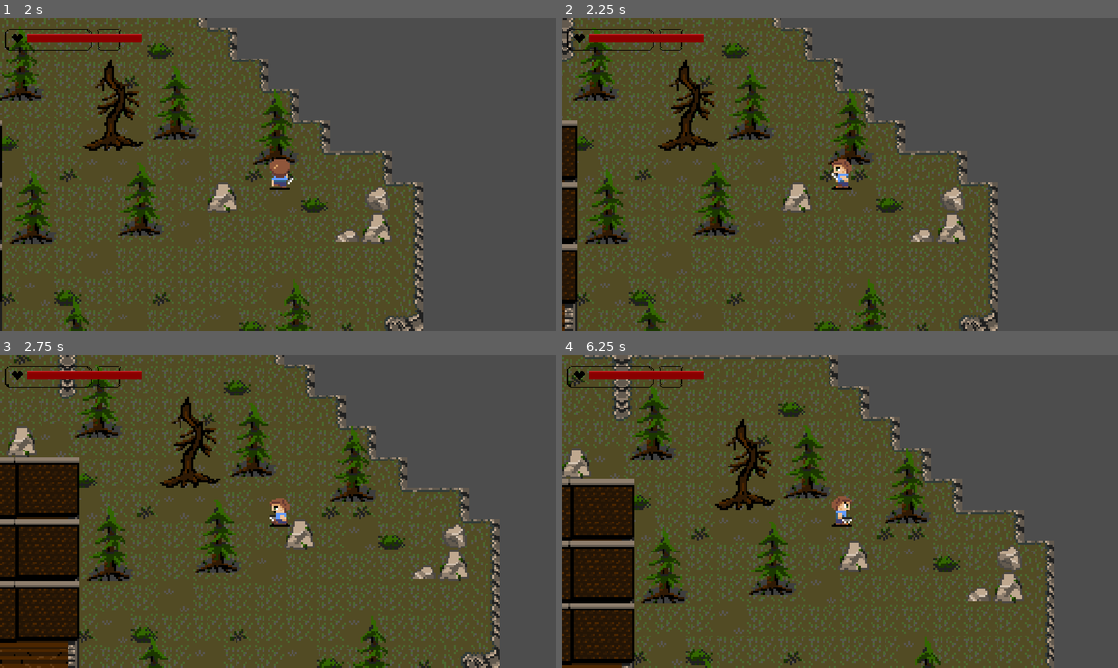
Above: before the commit, frames 1-4 (two rows, left to right).
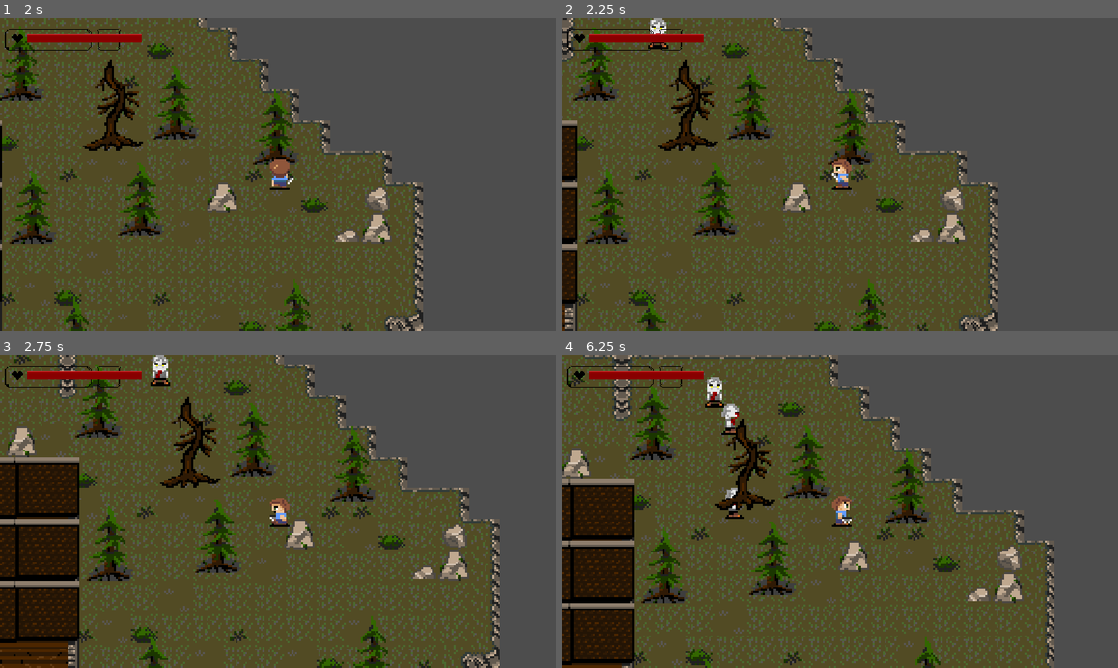
Above: after the commit, the same moments.

Repository: styew/Alpha
Game: Godot game, scene res://scenes/game.tscn
The game is run twice, just before and just after one commit, with the same random seed, the same clock (stepped at 60 frames per second) and the same inputs.
Inputs:
- Up to frame 1 (2 s): tap Enter at 0.5 s; hold Up (ui_up) from 0.53 s (still down); tap F (attack) at 0.6 s; tap E (interact) at 1.35 s
- Up to frame 2 (2.25 s): release Up (ui_up) at 2.03 s; hold Left (ui_left) from 2.03 s (still down); tap F (attack) at 2.1 s
- Up to frame 3 (2.75 s): keep holding Left (ui_left)
- Up to frame 4 (6.25 s): tap E (interact) at 2.85, 4.35, 5.85 s; release Left (ui_left) at 3.53 s; hold Down (ui_down) 3.53-4.28 s; tap F (attack) at 3.6, 5.1 s; hold Right (ui_right) 4.28-5.03 s; hold Up (ui_up) 5.03-5.78 s; hold Right (ui_right) from 5.78 s (still down)

Frame 1 is identical in both runs. In frame 2, 0.2% of the frame differs, in the area x 15-20%, y 0-10%; in frame 3, 0.3%; in frame 4, 0.6%, in the area x 25-33%, y 7-53%.

Commit message:
update by spawn enimes -new feacture

Diff:
--- a/enemy_spawner.gd
+++ b/enemy_spawner.gd
@@ -10,10 +10,33 @@
 @export var enemy_data: Array[EnemyData] = []
 
 
+# ==========================================
+# CONFIGURAÇÃO DOS SLOTS
+# ==========================================
+
+const DAY_SLOTS := 10
+const NIGHT_SLOTS := 10
+const MAX_MONSTERS := 20
+
+
+# ==========================================
+# CONTROLE DE SPAWN
+# ==========================================
+
+@export var spawn_interval := 2.0
+
+var spawn_timer := 0.0
+
+
+# ==========================================
+# READY
+# ==========================================
+
 func _ready() -> void:
 
 	print("EnemySpawner iniciado")
 	print("Quantidade de EnemyData: ", enemy_data.size())
+
 
 	for data in enemy_data:
 
@@ -24,15 +47,106 @@
 		print("Dia: ", data.day_spawn)
 		print("Noite: ", data.night_spawn)
 
+
 	day_night_manager.phase_changed.connect(_on_phase_changed)
 
 
+# ==========================================
+# PROCESS
+# ==========================================
+
+func _process(delta: float) -> void:
+
+	spawn_timer += delta
+
+
+	if spawn_timer >= spawn_interval:
+
+		spawn_timer = 0.0
+
+		try_spawn()
+
+
+# ==========================================
+# MUDANÇA DE FASE
+# ==========================================
+
 func _on_phase_changed() -> void:
 
+	# Reinicia o timer quando começa
+	# uma nova fase.
+
+	spawn_timer = 0.0
+
+
 	test_available_monsters()
 
+
+	print("================================")
+	print("MUDANÇA DE FASE")
+	print("================================")
+
+
+	if day_night_manager.is_day:
+
+		print("FASE: DIA")
+
+	else:
+
+		print("FASE: NOITE")
+
+
+	print(
+		"Monstros totais: ",
+		monsters_container.get_child_count()
+	)
+
+
+	print(
+		"Slots disponíveis da fase: ",
+		get_available_phase_slots()
+	)
+
+
+# ==========================================
+# TENTAR SPAWNAR
+# ==========================================
+
+func try_spawn() -> void:
+
+	# Verifica se existe slot disponível.
+
+	if get_available_phase_slots() <= 0:
+
+		return
+
+
+	# Verifica se ainda existe custo.
+
+	if round_manager.remaining_cost <= 0:
+
+		return
+
+
+	# Verifica se existe algum inimigo
+	# que possa aparecer.
+
+	var available = get_available_monsters()
+
+
+	if available.is_empty():
+
+		return
+
+
+	# Tudo certo.
+
 	spawn_monster()
 
+
+# ==========================================
+# INIMIGOS DISPONÍVEIS
+# ==========================================
 
 func get_available_monsters() -> Array[EnemyData]:
 
@@ -44,16 +158,23 @@
 
 	for data in enemy_data:
 
-		# Verifica se o inimigo pode aparecer nesse período
+		# Verifica se o inimigo pode aparecer
+		# durante o período atual.
+
 		if is_day and not data.day_spawn:
+
 			continue
 
+
 		if not is_day and not data.night_spawn:
+
 			continue
 
 
-		# Verifica se temos custo suficiente
+		# Verifica se existe custo suficiente.
+
 		if data.spawn_cost > current_cost:
+
 			continue
 
 
@@ -63,13 +184,19 @@
 	return available
 
 
+# ==========================================
+# TESTE DOS INIMIGOS DISPONÍVEIS
+# ==========================================
+
 func test_available_monsters() -> void:
 
 	var available = get_available_monsters()
 
+
 	print("================================")
 	print("INIMIGOS DISPONÍVEIS")
 	print("================================")
+
 
 	for data in available:
 
@@ -81,10 +208,15 @@
 		)
 
 
+# ==========================================
+# ESCOLHA DO INIMIGO
+# ==========================================
+
 func choose_monster() -> EnemyData:
 
 	var available = get_available_monsters()
 
+
 	if available.is_empty():
 
 		return null
@@ -92,6 +224,7 @@
 
 	var total_weight := 0.0
 
+
 	for data in available:
 
 		total_weight += data.spawn_weight
@@ -104,6 +237,7 @@
 
 		random_value -= data.spawn_weight
 
+
 		if random_value <= 0:
 
 			return data
@@ -112,10 +246,15 @@
 	return available.back()
 
 
+# ==========================================
+# SPAWN DE UM INIMIGO
+# ==========================================
+
 func spawn_monster() -> void:
 
 	var selected = choose_monster()
 
+
 	if selected == null:
 
 		print("Nenhum inimigo disponível para spawnar.")
@@ -125,6 +264,7 @@
 
 	var points = spawn_points.get_children()
 
+
 	if points.is_empty():
 
 		print("Nenhum SpawnPoint encontrado.")
@@ -132,7 +272,8 @@
 		return
 
 
-	# Primeiro tenta gastar o custo
+	# Verifica novamente se temos custo suficiente.
+
 	if not round_manager.consume_cost(selected.spawn_cost):
 
 		print("Não foi possível gastar o custo.")
@@ -140,19 +281,34 @@
 		return
 
 
-	# Escolhe um ponto aleatório
+	# Escolhe um SpawnPoint aleatório.
+
 	var spawn_point = points.pick_random()
 
 
-	# Cria o inimigo
+	# Instancia o inimigo.
+
 	var monster = selected.enemy_scene.instantiate()
 
 
-	# Coloca dentro do container de monstros
+	# Guarda a fase em que o inimigo nasceu.
+
+	if day_night_manager.is_day:
+
+		monster.set_meta("spawn_phase", "day")
+
+	else:
+
+		monster.set_meta("spawn_phase", "night")
+
+
+	# Coloca o inimigo no container.
+
 	monsters_container.add_child(monster)
 
 
-	# Define a posição
+	# Define a posição.
+
 	monster.global_position = spawn_point.global_position
 
 
@@ -160,6 +316,82 @@
 	print("MONSTRO SPAWNADO")
 	print("Custo: ", selected.spawn_cost)
 	print("Peso: ", selected.spawn_weight)
+	print("Fase: ", monster.get_meta("spawn_phase"))
 	print("Posição: ", monster.global_position)
 	print("Custo restante: ", round_manager.remaining_cost)
 	print("================================")
+
+
+# ==========================================
+# CONTAGEM DE MONSTROS POR FASE
+# ==========================================
+
+func get_phase_monster_count(phase: String) -> int:
+
+	var count := 0
+
+
+	for monster in monsters_container.get_children():
+
+		if monster.has_meta("spawn_phase"):
+
+			if monster.get_meta("spawn_phase") == phase:
+
+				count += 1
+
+
+	return count
+
+
+# ==========================================
+# SLOTS DISPONÍVEIS DA FASE ATUAL
+# ==========================================
+
+func get_available_phase_slots() -> int:
+
+	var phase := ""
+
+
+	if day_night_manager.is_day:
+
+		phase = "day"
+
+	else:
+
+		phase = "night"
+
+
+	# Quantos monstros desta fase existem?
+
+	var current_count = get_phase_monster_count(phase)
+
+
+	# Quantos slots a fase possui?
+
+	var max_slots := 0
+
+
+	if phase == "day":
+
+		max_slots = DAY_SLOTS
+
+	else:
+
+		max_slots = NIGHT_SLOTS
+
+
+	# Slots disponíveis nesta fase.
+
+	var available_slots = max_slots - current_count
+
+
+	# Limite global de monstros.
+
+	var total_monsters = monsters_container.get_child_count()
+
+	var global_slots = MAX_MONSTERS - total_monsters
+
+
+	# Retorna o menor limite.
+
+	return min(available_slots, global_slots)
--- a/round_manager.gd
+++ b/round_manager.gd
@@ -50,6 +50,7 @@
 
 		return false
 
+
 	remaining_cost -= amount
 
 	return true
